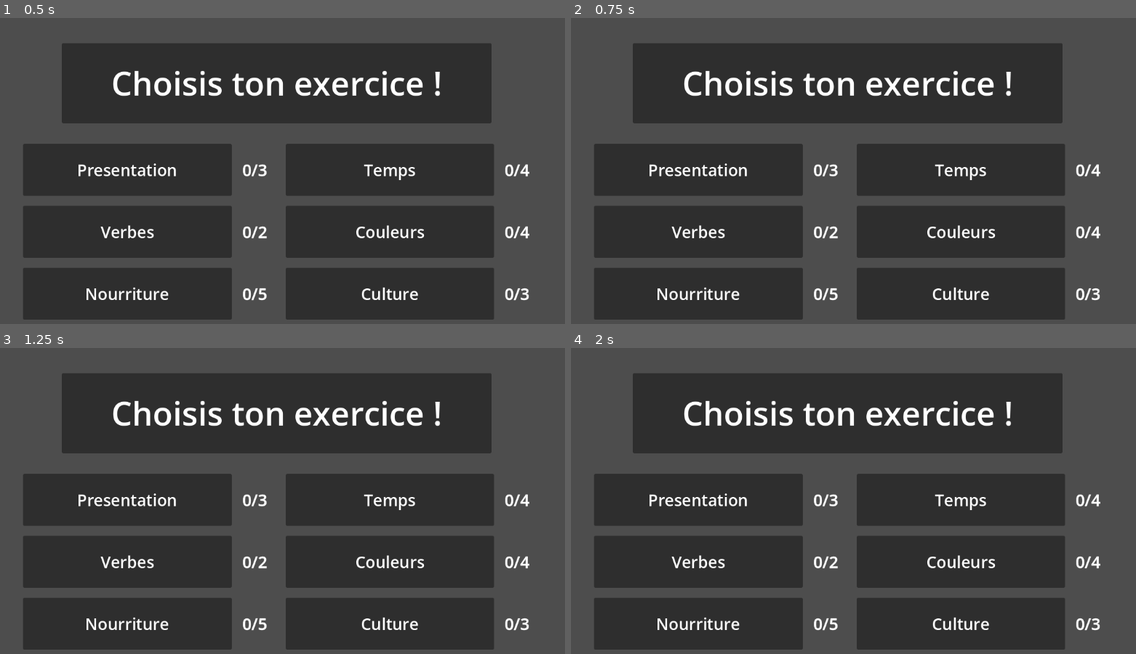
Above: before the commit, frames 1-4 (two rows, left to right).
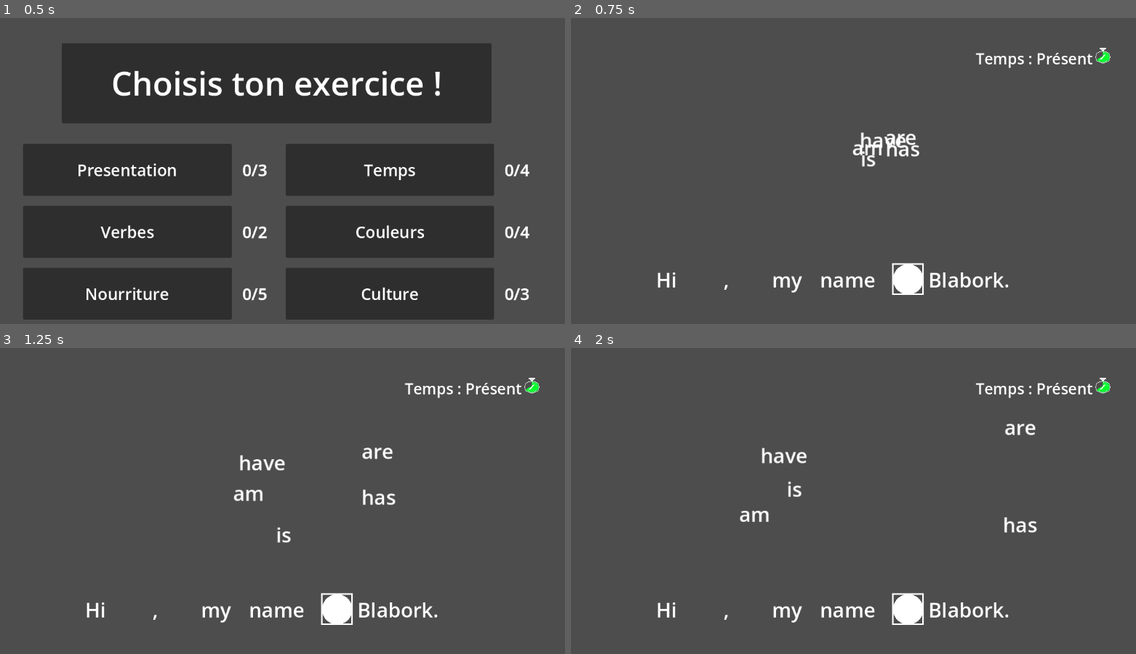
Above: after the commit, the same moments.

Repository: library-rat/Learning_english_fast_version
Game: Godot game, scene res://project.tscn
Two runs of this game, one before a commit and one after it. Both use one fixed random seed, a clock stepped at 60 frames per second and the inputs below. This scene is started directly instead of the project's main scene.
Inputs (mouse positions are in pixels of both pictures, inside the frame that each line leads up to):
- Up to frame 1 (0.5 s): no input
- Up to frame 2 (0.75 s): tap Enter at 0.5 s; drag from (717, 171) to (904, 109) at 0.52 s
- Up to frame 3 (1.25 s): no input
- Up to frame 4 (2 s): drag from (983, 501) to (819, 577) at 1.27 s

Frame 1 is identical in both runs. In frame 2, 58% of the frame differs, in the area x 4-96%, y 8-99%; in frame 3, 58%; in frame 4, 58%.

Commit message:
almost there need tinkering on json

Diff:
--- a/home_screen.gd
+++ b/home_screen.gd
@@ -4,6 +4,7 @@
 var json_dict = JSON.parse_string(json_as_text)
 var lvlselector = load("res://level_selector.tscn")
 var currentlvl = {}
+var layout = {}
 signal display_level(dico)
 # Called when the node enters the scene tree for the first time.
 func _ready():
@@ -14,6 +15,7 @@
 		newLvl.set_level(currentlvl[key], json_dict[key].size())
 		newLvl.connect( "level_selected", choose_level)
 		$SelectorContainer.add_child(newLvl)
+		layout[key] = newLvl
 
 
 
@@ -42,3 +44,8 @@
 	if currentlvl[key] <json_dict[key].size() :
 		print(json_dict[key][currentlvl[key]])
 		display_level.emit(json_dict[key][currentlvl[key]])
+		await $"../Main_Scene".level_passed
+		print("it's alright")
+		currentlvl[key] += 1
+		save_progression()
+		layout[key].set_level(currentlvl[key], json_dict[key].size())
--- a/main_scene.gd
+++ b/main_scene.gd
@@ -5,13 +5,9 @@
 var word_list
 var trap_list
 var child_word_lst = []
+signal level_passed()
 # Called when the node enters the scene tree for the first time.
 
-func _ready():
-	var dico ={"constant": ["You","_", "going", "to", "improve", "in", "English"],
-		"answer": "are",
-		"trap": [["is", "a"], ["am","b"], ["have","c"], ["has","d"]]}
-	set_level(dico)
 
 func set_level(dico):
 	$Guess_Manager.set_dico_and_launch(dico)
@@ -57,5 +53,5 @@
 
 
 func _on_guess_manager_level_passed():
-	print("bloup")
 	clear()
+	level_passed.emit()
--- /dev/null
+++ b/project.gd
@@ -0,0 +1,27 @@
+extends Node
+
+
+# Called when the node enters the scene tree for the first time.
+func _ready():
+	pass # Replace with function body.
+
+
+# Called every frame. 'delta' is the elapsed time since the previous frame.
+func _process(delta):
+	pass
+
+
+func _on_home_screen_display_level(dico):
+	$HomeScreen.visible = false
+	$Main_Scene.visible = true
+	$Main_Scene.set_level(dico)
+
+
+func _on_button_pressed():
+	$ErrorWindow.visible = false
+
+
+func _on_main_scene_level_passed():
+		$HomeScreen.visible = true
+		$Main_Scene.visible = false
+		$ErrorWindow.visible = true
--- a/project.tscn
+++ b/project.tscn
@@ -1,11 +1,53 @@
-[gd_scene load_steps=3 format=3 uid="uid://dhndhnandv8n4"]
+[gd_scene load_steps=5 format=3 uid="uid://dhndhnandv8n4"]
 
+[ext_resource type="Script" path="res://project.gd" id="1_vpugs"]
 [ext_resource type="PackedScene" uid="uid://dpna0op8rynyd" path="res://main_scene.tscn" id="1_x0aq7"]
 [ext_resource type="PackedScene" uid="uid://be7y4y42kn4m0" path="res://home_screen.tscn" id="2_m1tov"]
 
+[sub_resource type="LabelSettings" id="LabelSettings_8pbvn"]
+font_size = 24
+
 [node name="Project" type="Node"]
+script = ExtResource("1_vpugs")
 
 [node name="Main_Scene" parent="." instance=ExtResource("1_x0aq7")]
 visible = false
 
 [node name="HomeScreen" parent="." instance=ExtResource("2_m1tov")]
+
+[node name="ErrorWindow" type="Panel" parent="."]
+visible = false
+custom_minimum_size = Vector2(500, 300)
+offset_left = 326.0
+offset_top = 174.0
+offset_right = 826.0
+offset_bottom = 474.0
+
+[node name="Label" type="Label" parent="ErrorWindow"]
+layout_mode = 1
+anchors_preset = 10
+anchor_right = 1.0
+offset_left = 50.0
+offset_top = 50.0
+offset_right = -50.0
+offset_bottom = 200.0
+grow_horizontal = 2
+text = "Bravo !!!
+
+Maintenant que tu as passé ce niveau choisis en un autre
+"
+label_settings = SubResource("LabelSettings_8pbvn")
+horizontal_alignment = 1
+autowrap_mode = 2
+
+[node name="Button" type="Button" parent="ErrorWindow"]
+layout_mode = 0
+offset_left = 150.0
+offset_top = 225.0
+offset_right = 350.0
+offset_bottom = 275.0
+text = "Fermer"
+
+[connection signal="level_passed" from="Main_Scene" to="." method="_on_main_scene_level_passed"]
+[connection signal="display_level" from="HomeScreen" to="." method="_on_home_screen_display_level"]
+[connection signal="pressed" from="ErrorWindow/Button" to="." method="_on_button_pressed"]
